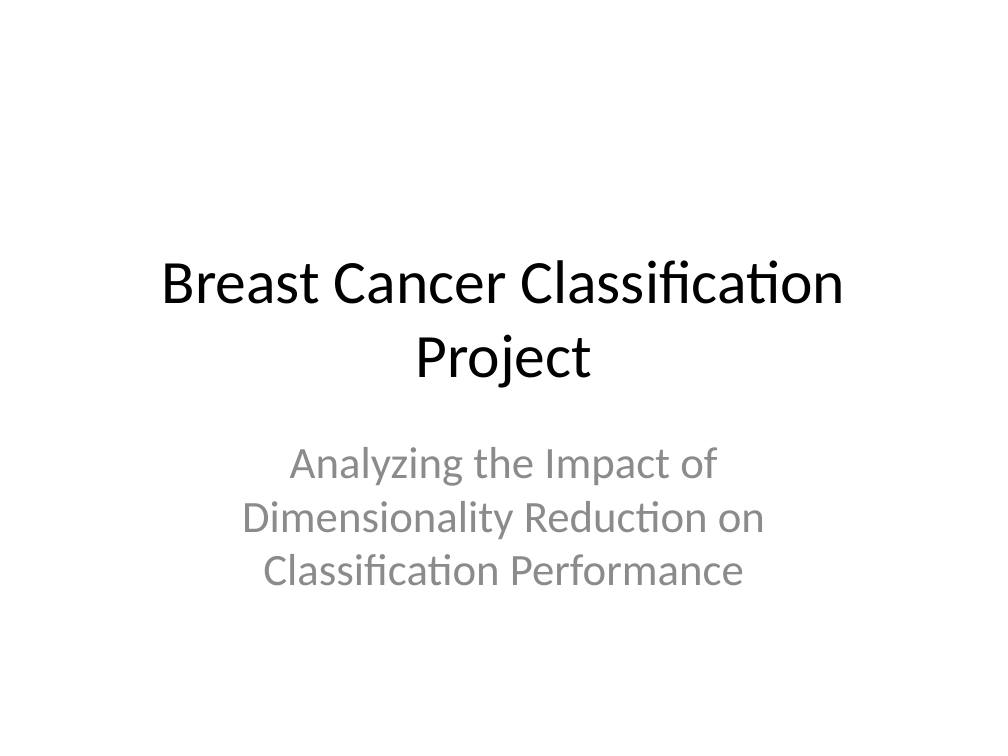
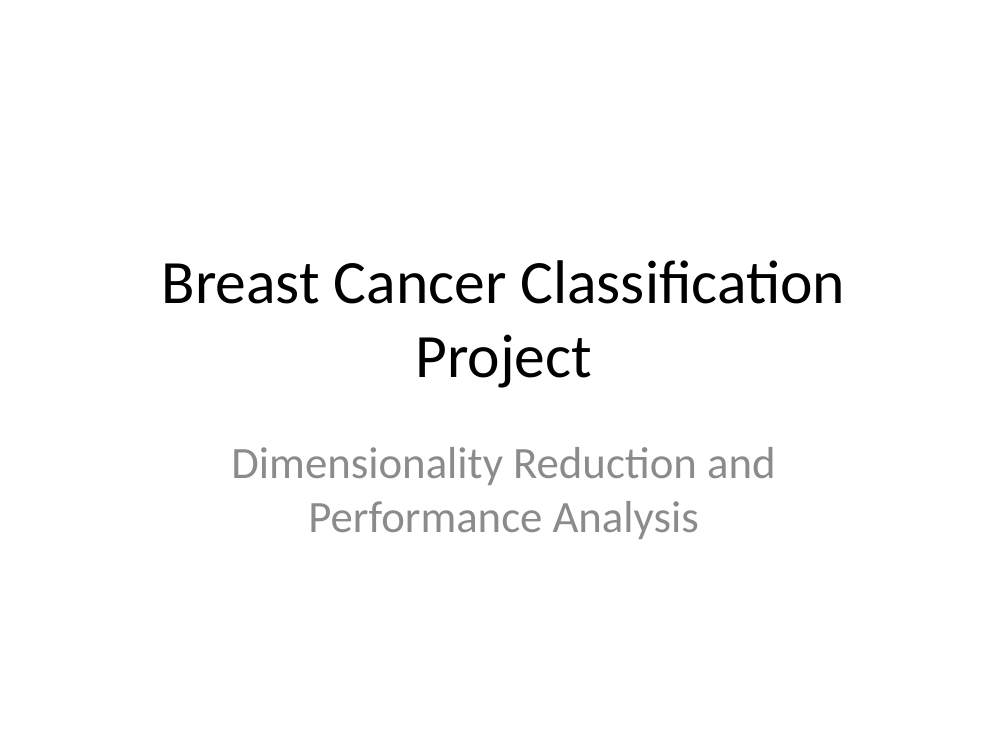
Before and after one commit to firatkaanbitmez/pattern-recognition, a slide deck: slide 1 of breast-cancer-analysis/Documents/breast_cancer.pptx. Drawn at 1008x756 pixels with LibreOffice and Linux fonts; fonts in the diff are those of the drawing. Boxes give left, top, right and bottom in pixels: in the first picture for what was removed or moved away, otherwise in the second. Text is boxed around its words. In the diff, an @@ line names an element or a change of style, - is before the commit and + after.

```diff
--- a/breast-cancer-analysis/Documents/breast_cancer.pptx
+++ b/breast-cancer-analysis/Documents/breast_cancer.pptx
@@ subtitle at bbox=[231, 447, 776, 539]: text changed @@
-Analyzing the Impact of Dimensionality Reduction on Classification Performance
+Dimensionality Reduction and Performance Analysis
```
Also in this commit, not shown: 3 other slides changed, 3 slides added, 5 other files.
